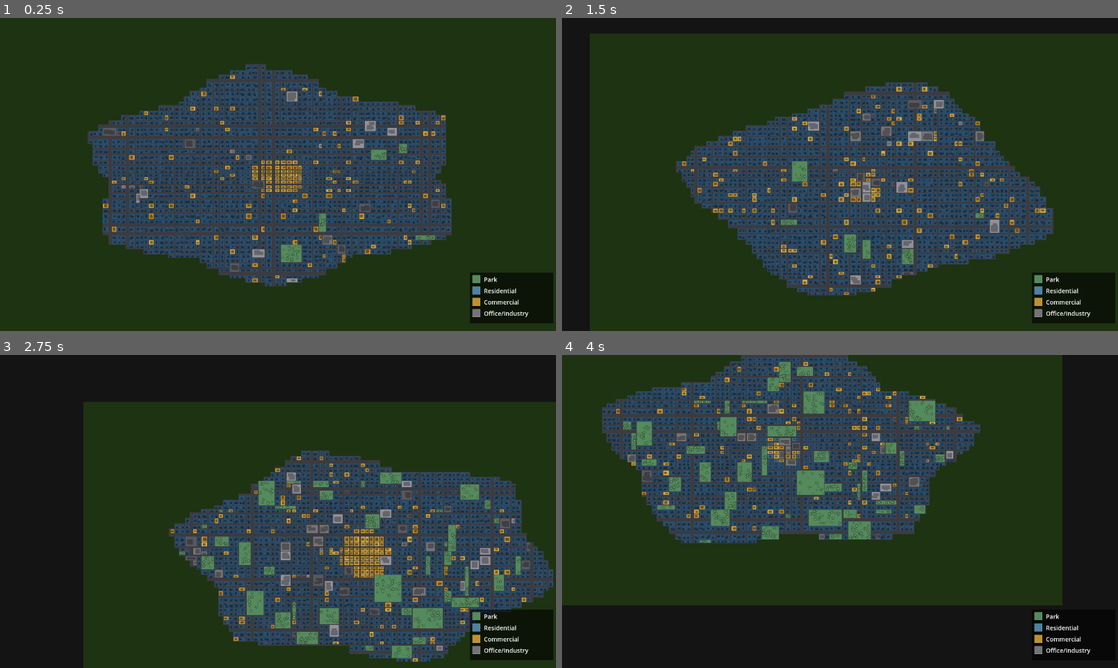
Above: before the commit, frames 1-4 (two rows, left to right).
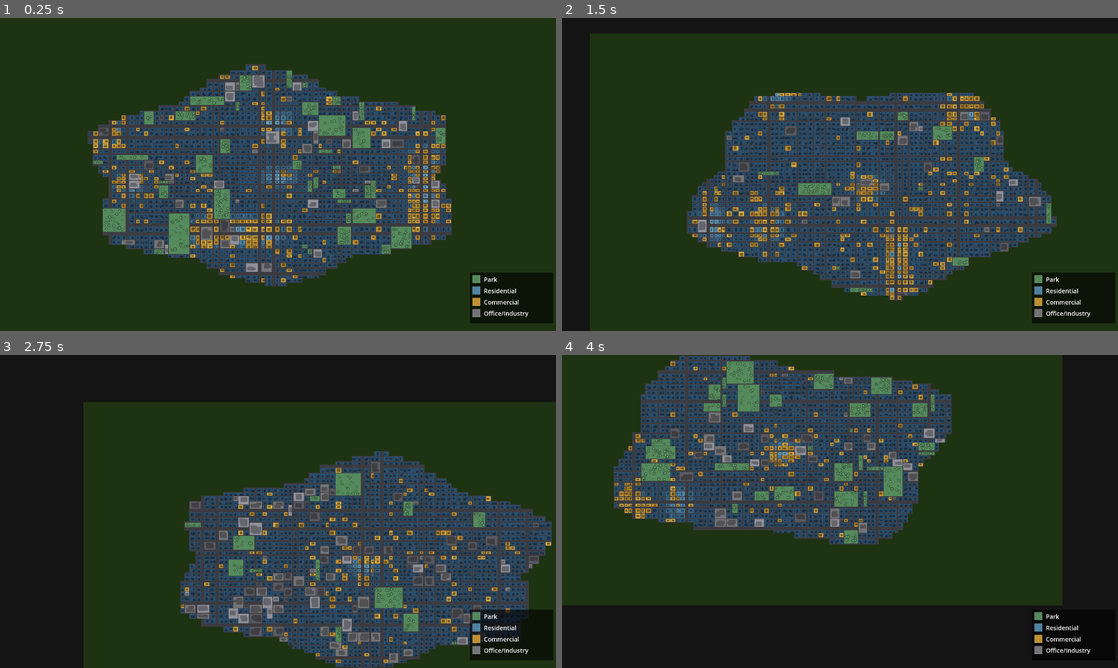
Above: after the commit, the same moments.

Repository: estebanm123/transit
Game: Godot game, scene res://city_map.tscn
Two runs of this game, one before a commit and one after it. Both use one fixed random seed, a clock stepped at 60 frames per second and the inputs below.
Inputs (mouse positions are in pixels of both pictures, inside the frame that each line leads up to):
- Up to frame 1 (0.25 s): no input
- Up to frame 2 (1.5 s): tap Enter at 0.5 s; move the mouse to (962, 158) at 0.52 s; tap R at 0.6 s; click (962, 158) at 0.67 s; tap Space at 1.25 s; drag from (728, 190) to (812, 237) at 1.27 s
- Up to frame 3 (2.75 s): tap Enter at 2 s; move the mouse to (333, 442) at 2.02 s; tap R at 2.1 s; click (333, 442) at 2.17 s
- Up to frame 4 (4 s): tap Space at 2.75 s; drag from (812, 574) to (673, 464) at 2.77 s; tap Enter at 3.5 s; move the mouse to (1006, 558) at 3.52 s; tap R at 3.6 s; click (1006, 558) at 3.67 s

The runs differ from the first frame. In frame 1, 12% of the frame differs, in the area x 16-82%, y 15-86%; in frame 2, 22%; in frame 3, 26%, in the area x 30-100%, y 30-100%; in frame 4, 25%.

Commit message:
Update land use distribution

Diff:
--- a/city_map.gd
+++ b/city_map.gd
@@ -57,6 +57,7 @@
 
 var _numArms: int = 0
 var _armAngles: Array[float] = []
+var _secondaryCbds: Array = []
 
 var _zoom: float = 1.0
 var _pan: Vector2 = Vector2.ZERO
@@ -191,6 +192,8 @@
         _rowY.append(cy2)
         cy2 += rowHeights[row] + streetW_h[row + 1]
 
+    _generateSecondaryCbds()
+
 
 func _blockRect(col: int, row: int) -> Rect2:
     return Rect2(_colX[col], _rowY[row], colWidths[col], rowHeights[row])
@@ -203,6 +206,98 @@
     var w: float = _colX[ext.x] + colWidths[ext.x] - x
     var h: float = _rowY[ext.y] + rowHeights[ext.y] - y
     return Rect2(x, y, w, h)
+
+
+func _secondaryCbdDist(col: int, row: int, cbd: Dictionary) -> float:
+    var dx: float = float(col) - cbd.center.x
+    var dy: float = float(row) - cbd.center.y
+    if cbd.type == "circular":
+        return sqrt(dx * dx + dy * dy)
+    var a: float = cbd.angle
+    var along: float = dx * cos(a) + dy * sin(a)
+    var perp: float = -dx * sin(a) + dy * cos(a)
+    var dAlong: float = max(0.0, abs(along) - cbd.halfLen)
+    return sqrt(dAlong * dAlong + perp * perp)
+
+
+func _generateSecondaryCbds() -> void:
+    _secondaryCbds.clear()
+    var count: int = rng.randi_range(0, 5)
+    if count == 0:
+        return
+    var arterialCols: Array[int] = []
+    var arterialRows: Array[int] = []
+    for c in range(1, Cols):
+        if streetW_v[c] >= WArterial:
+            arterialCols.append(c)
+    for r in range(1, Rows):
+        if streetW_h[r] >= WArterial:
+            arterialRows.append(r)
+    if arterialCols.is_empty() and arterialRows.is_empty():
+        return
+    var cx: float = (Cols - 1) / 2.0
+    var cy: float = (Rows - 1) / 2.0
+    var placed: Array = []
+    var attempts: int = 0
+    while placed.size() < count and attempts < 60:
+        attempts += 1
+        var cbdType: String = "circular" if rng.randf() < 0.5 else "linear"
+        var center: Vector2
+        var angle: float = 0.0
+        var halfLen: float = 0.0
+        if cbdType == "linear":
+            var useRow: bool = not arterialRows.is_empty() and \
+                    (arterialCols.is_empty() or rng.randf() < 0.5)
+            if useRow:
+                var ri: int = arterialRows[rng.randi() % arterialRows.size()]
+                center = Vector2(rng.randf_range(8.0, Cols - 9.0), ri - 0.5)
+                angle = 0.0
+            else:
+                var ci: int = arterialCols[rng.randi() % arterialCols.size()]
+                center = Vector2(ci - 0.5, rng.randf_range(6.0, Rows - 7.0))
+                angle = PI * 0.5
+            halfLen = rng.randf_range(3.0, 9.0)
+        else:
+            if not arterialCols.is_empty() and not arterialRows.is_empty() \
+                    and rng.randf() < 0.55:
+                var ci: int = arterialCols[rng.randi() % arterialCols.size()]
+                var ri: int = arterialRows[rng.randi() % arterialRows.size()]
+                center = Vector2(ci - 0.5 + rng.randf_range(-1.5, 1.5),
+                                 ri - 0.5 + rng.randf_range(-1.5, 1.5))
+            elif not arterialCols.is_empty():
+                var ci: int = arterialCols[rng.randi() % arterialCols.size()]
+                center = Vector2(ci - 0.5 + rng.randf_range(-1.5, 1.5),
+                                 rng.randf_range(5.0, Rows - 6.0))
+            else:
+                var ri: int = arterialRows[rng.randi() % arterialRows.size()]
+                center = Vector2(rng.randf_range(5.0, Cols - 6.0),
+                                 ri - 0.5 + rng.randf_range(-1.5, 1.5))
+        if center.distance_to(Vector2(cx, cy)) < 10.0:
+            continue
+        var tooClose: bool = false
+        for existing: Dictionary in placed:
+            if center.distance_to(existing.center) < 8.0:
+                tooClose = true
+                break
+        if tooClose:
+            continue
+        var cc: int = clamp(int(round(center.x)), 0, Cols - 1)
+        var cr: int = clamp(int(round(center.y)), 0, Rows - 1)
+        if not _isInsideCity(cc, cr):
+            continue
+        var coreR: float = rng.randf_range(1.5, 3.5)
+        var fringeR: float = coreR + rng.randf_range(1.5, 3.5)
+        placed.append({
+            "center": center,
+            "type": cbdType,
+            "coreR": coreR,
+            "fringeR": fringeR,
+            "officeRatio": rng.randf_range(0.02, 0.12),
+            "resRatio": rng.randf_range(0.0, 0.80),
+            "angle": angle,
+            "halfLen": halfLen,
+        })
+    _secondaryCbds = placed
 
 
 func _isInsideCity(col: int, row: int) -> bool:
@@ -237,6 +332,7 @@
     var comCore: float = rng.randf_range(1.0, 5.0)
     var comFringe: float = comCore + rng.randf_range(0.6, 3.0)
     var cbdOfficeRatio: float = rng.randf_range(0.015, 0.15)
+    var cbdResRatio: float = rng.randf_range(0.0, 0.80)
 
     for row in Rows:
         var zr: Array = []
@@ -267,7 +363,9 @@
             if not _isInsideCity(col, row):
                 z = Zone.Empty
             elif d < comCore:
-                if rng.randf() < cbdOfficeRatio:
+                if rng.randf() < cbdResRatio:
+                    z = Zone.Residential
+                elif rng.randf() < cbdOfficeRatio:
                     z = Zone.OfficeIndustry
                 else:
                     z = Zone.Commercial
@@ -296,12 +394,35 @@
                     else:
                         z = Zone.Residential
 
+            if z != Zone.Empty:
+                for cbd: Dictionary in _secondaryCbds:
+                    var sdist: float = _secondaryCbdDist(col, row, cbd)
+                    if sdist < cbd.coreR:
+                        if rng.randf() < cbd.resRatio:
+                            z = Zone.Residential
+                        elif rng.randf() < cbd.officeRatio:
+                            z = Zone.OfficeIndustry
+                        else:
+                            z = Zone.Commercial
+                        break
+                    elif sdist < cbd.fringeR:
+                        z = Zone.Commercial if rng.randf() < 0.22 else Zone.Residential
+                        break
+
+            var effectiveDistColor: float = d
+            for cbd: Dictionary in _secondaryCbds:
+                var sdist: float = _secondaryCbdDist(col, row, cbd)
+                if sdist < cbd.fringeR:
+                    effectiveDistColor = min(effectiveDistColor,
+                            sdist * 5.5 / max(0.01, cbd.fringeR))
+                    break
+
             var baseColor: Color
             match z:
                 Zone.Park:
                     baseColor = CPark
                 Zone.Residential:
-                    var idx: int = clamp(int(d), 0, CRes.size() - 1)
+                    var idx: int = clamp(int(effectiveDistColor), 0, CRes.size() - 1)
                     baseColor = CRes[CRes.size() - 1 - idx]
                 Zone.Commercial:
                     baseColor = CCom[rng.randi() % CCom.size()]
@@ -378,7 +499,16 @@
                             and _zones[nb.y][nb.x] == Zone.Commercial:
                         nearCommercial = true
                         break
-            dr.append(_genDetails(z, _colors[row][col], _mergedBlockRect(col, row), d, isOffice, nearCommercial))
+            var effectiveDist: float = d
+            for cbd: Dictionary in _secondaryCbds:
+                var sdist: float = _secondaryCbdDist(col, row, cbd)
+                if sdist < cbd.fringeR:
+                    effectiveDist = min(effectiveDist,
+                            sdist * 5.5 / max(0.01, cbd.fringeR))
+                    if z == Zone.OfficeIndustry and sdist < cbd.coreR:
+                        isOffice = true
+                    break
+            dr.append(_genDetails(z, _colors[row][col], _mergedBlockRect(col, row), effectiveDist, isOffice, nearCommercial))
         _details.append(dr)
 
 
